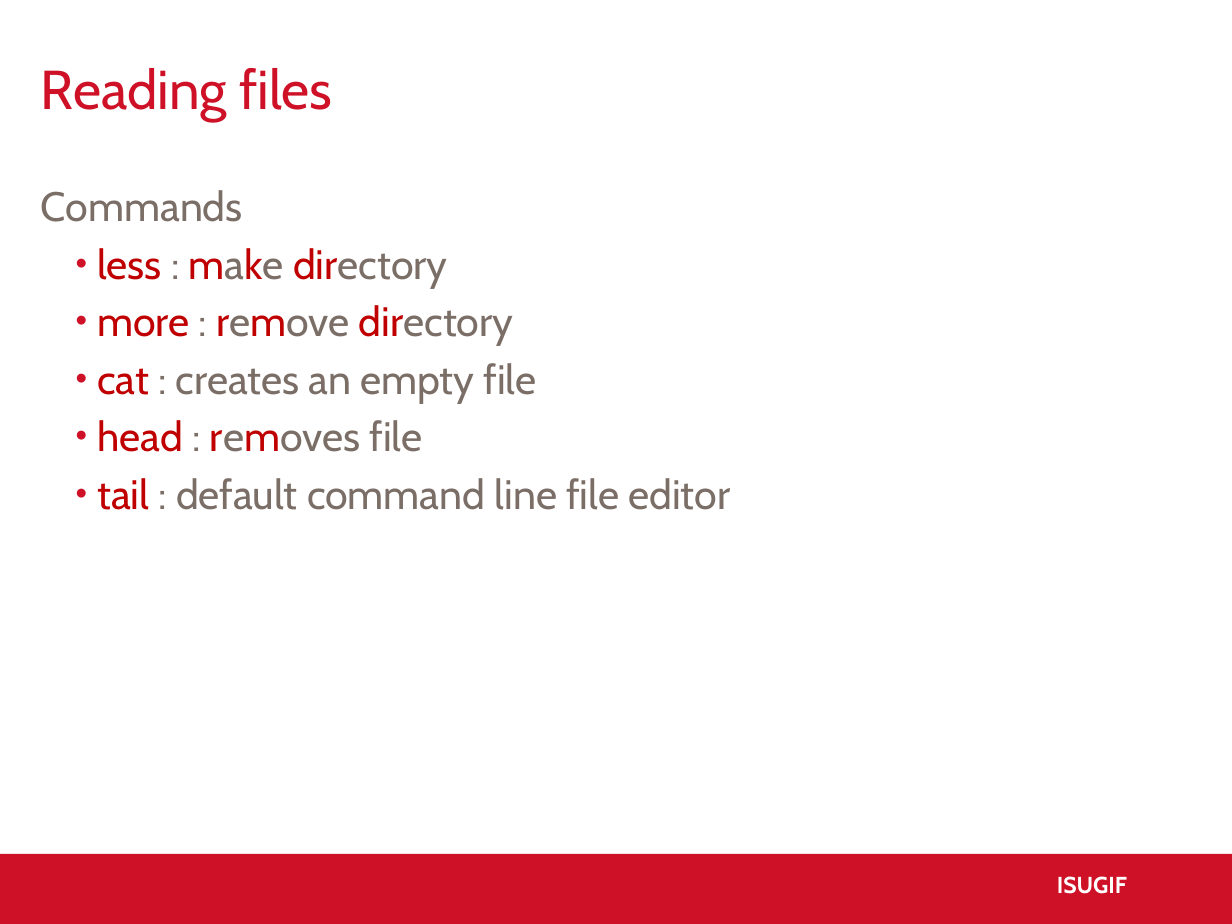
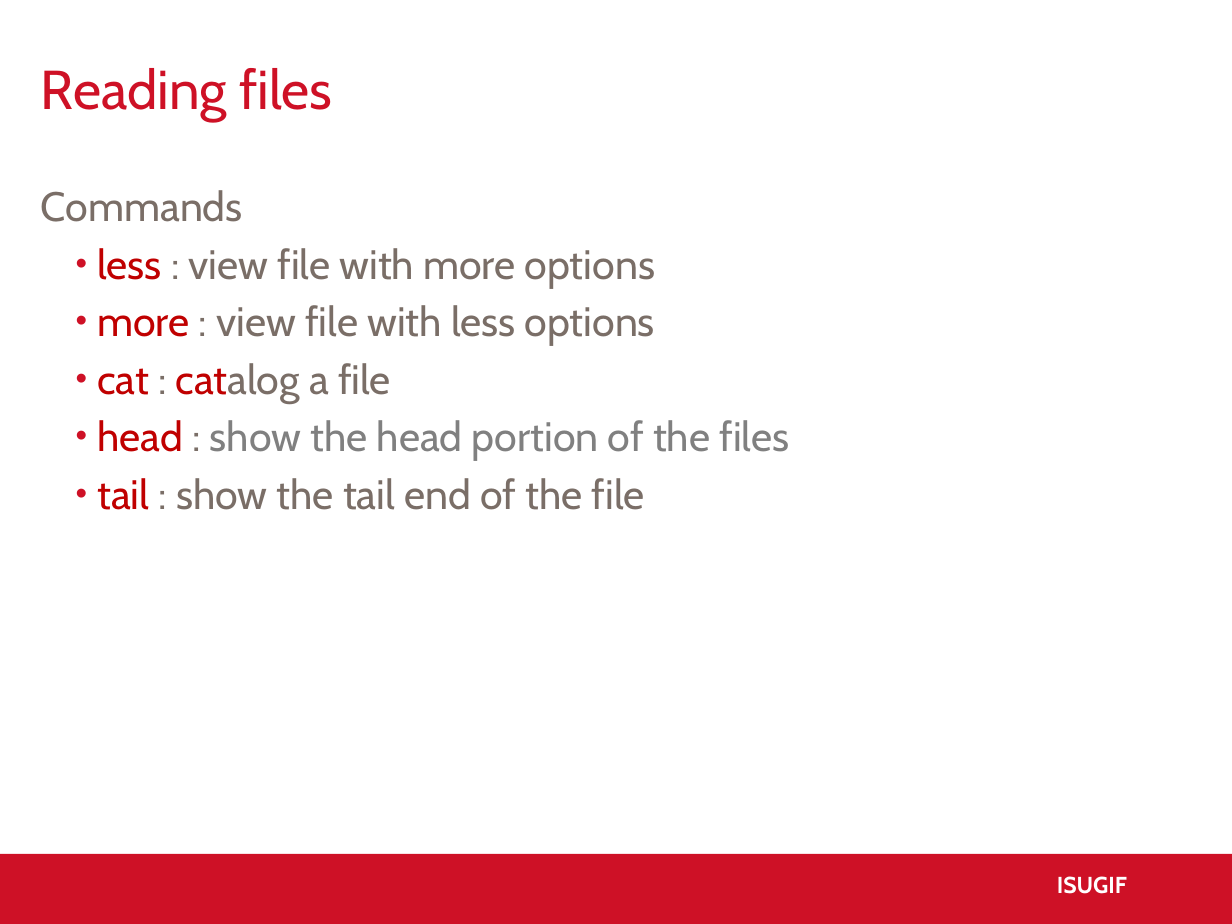
Before and after one commit to ISUgenomics/basic_UNIX_2015, a slide deck: slide 28 of slides_workshop_as.pptx. Drawn at 1232x924 pixels with LibreOffice and Linux fonts; fonts in the diff are those of the drawing; background and template pictures are left out. Boxes give left, top, right and bottom in pixels: in the first picture for what was removed or moved away, otherwise in the second. Text is boxed around its words. In the diff, an @@ line names an element or a change of style, - is before the commit and + after.

Commit message:
typos

```diff
--- a/slides_workshop_as.pptx
+++ b/slides_workshop_as.pptx
@@ text at (97,248,789,510): text changed @@
-  • less : make directory
-  • more : remove directory
-  • cat : creates an empty file
-  • head : removes file
-  • tail : default command line file editor
+  • less : view file with more options
+  • more : view file with less options
+  • cat : catalog a file
+  • head : show the head portion of the files
+  • tail : show the tail end of the file
```
Also in this commit, not shown: 1 other slide changed.
